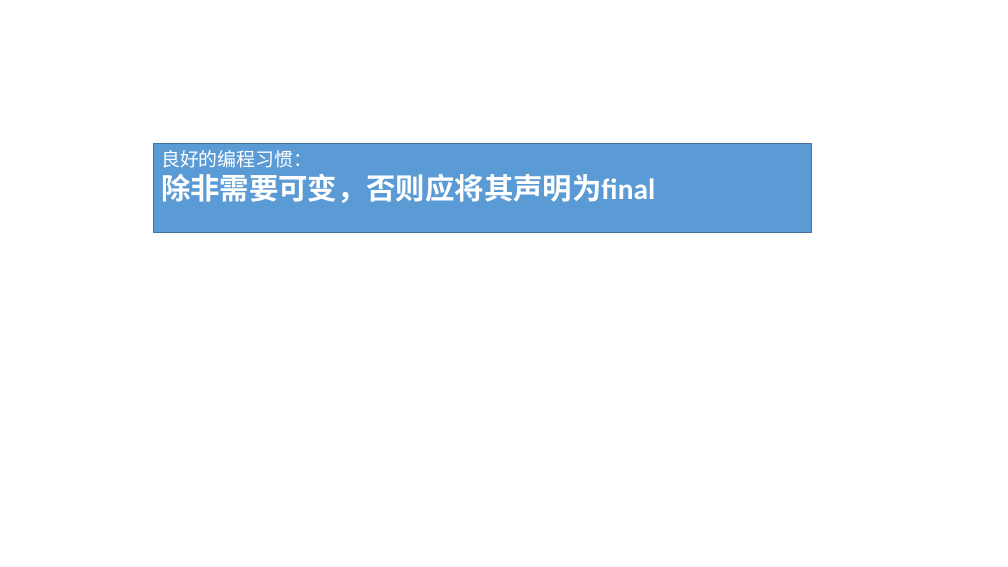
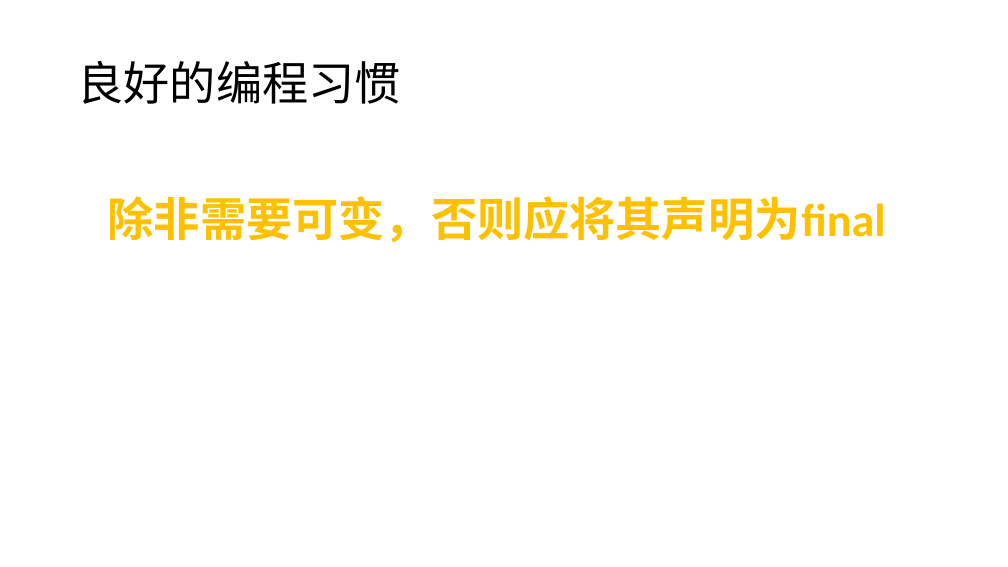
Before and after one commit to GerogeLeon/multithread_demo, a slide deck: slide 16 of JAVA并发编程.pptx. Drawn at 1008x567 pixels with LibreOffice and Linux fonts; fonts in the diff are those of the drawing. Boxes give left, top, right and bottom in pixels: in the first picture for what was removed or moved away, otherwise in the second. Text is boxed around its words. In the diff, an @@ line names an element or a change of style, - is before the commit and + after.

```diff
--- a/JAVA并发编程.pptx
+++ b/JAVA并发编程.pptx
@@ title added at <box>77,61,400,104</box>, 44 pt, text #000000 @@
+良好的编程习惯
@@ text at <box>161,150,312,168</box>: paragraph removed @@
-良好的编程习惯：
@@ text "除非需要可变，否则应将其声明为final": place and size @@
-text "除非需要可变，否则应将其声明为final" at <box>154,144,811,233</box>
+text "除非需要可变，否则应将其声明为final" at <box>108,196,886,242</box>
@@ text "除非需要可变，否则应将其声明为final" at <box>108,196,886,242</box>: size 28 to 44 pt, text colour #FFFFFF to #FFC000; alignment left to centre; fill #5B9BD5 to none; outline #43739E 1 pt to none @@
```
Also in this commit, not shown: 3 other slides changed, 3 other files.
